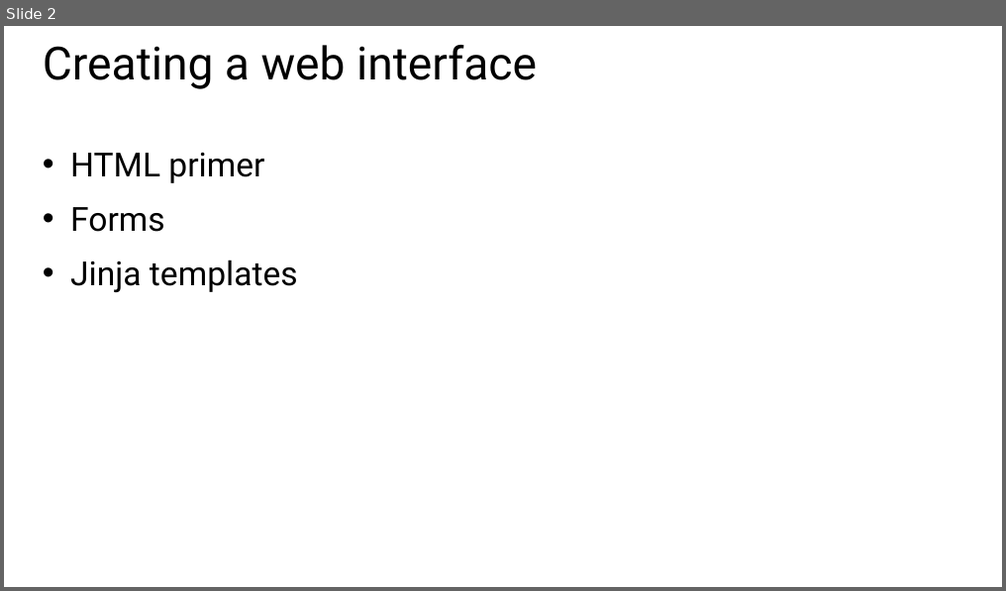
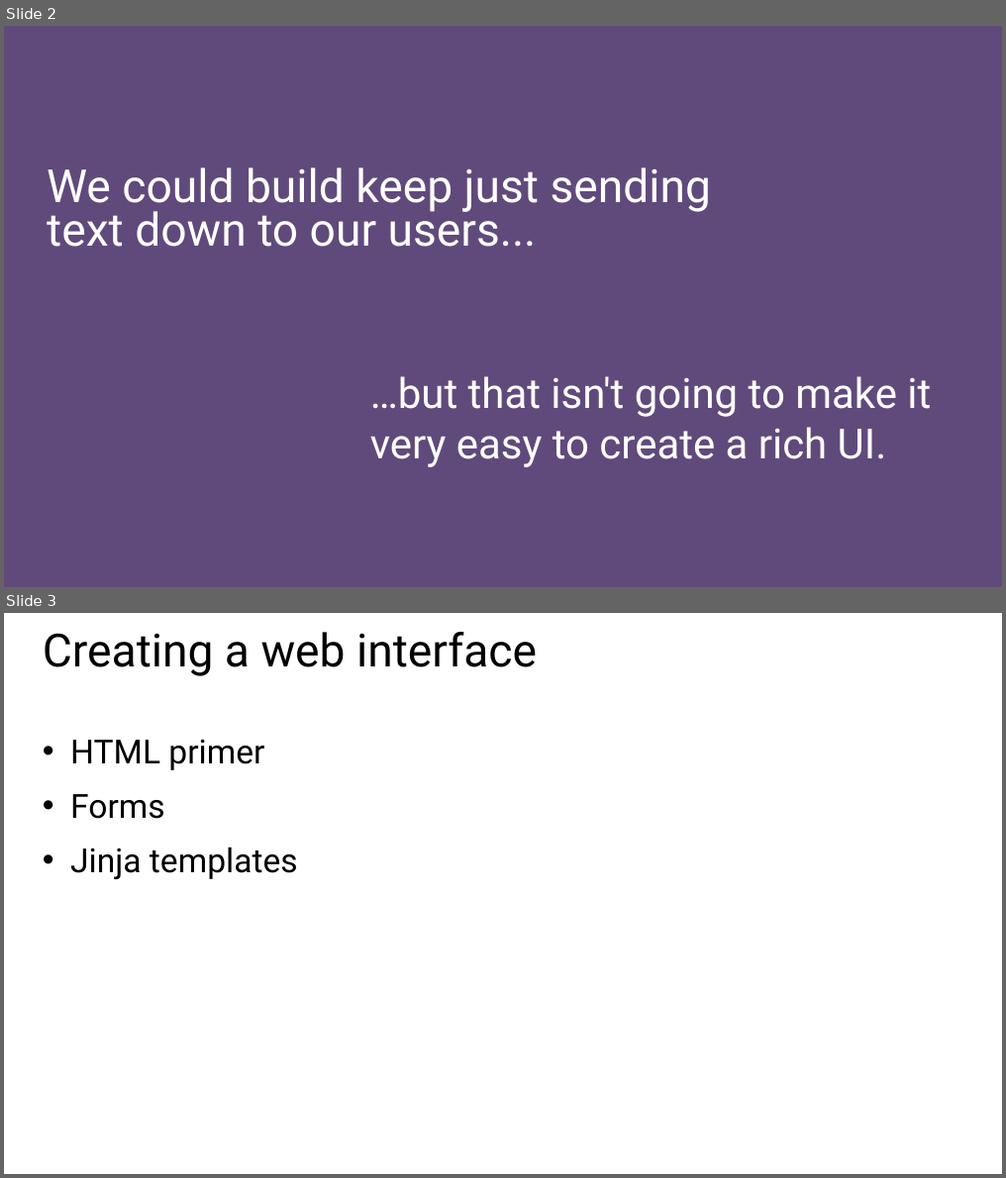
Before and after one commit to GeekTrainer/Flask, a slide deck: Slides/Module 3 - Creating an interface.pptx. Shown one above the other, each under a label of ours: slide 2 before the commit, slides 2 and 3 after it. The pictures are 1006x591 and 1006x1178 pixels, drawn with LibreOffice and Linux fonts; fonts in the diff are those of the drawing. Boxes give left, top, right and bottom in pixels: in the first picture for what was removed or moved away, otherwise in the second. Text is boxed around its words. In the diff, an @@ line names an element or a change of style, - is before the commit and + after.

```diff
--- a/Slides/Module 3 - Creating an interface.pptx
+++ b/Slides/Module 3 - Creating an interface.pptx
@@ slide 2 added at <box>4,26,1002,587</box>, background #604A7B @@
@@ title added at <box>47,168,711,247</box>, 44 pt, text #FFFFFF @@
+We could build keep just sending text down to our users...
@@ text added at <box>370,376,931,468</box>, 40 pt, text #FFFFFF @@
+…but that isn't going to make it very easy to create a rich UI.
@@ what was slide 2 is now slide 3 @@
```
Also in this commit, not shown: 1 slide changed, 14 other slides added, 3 other files.
